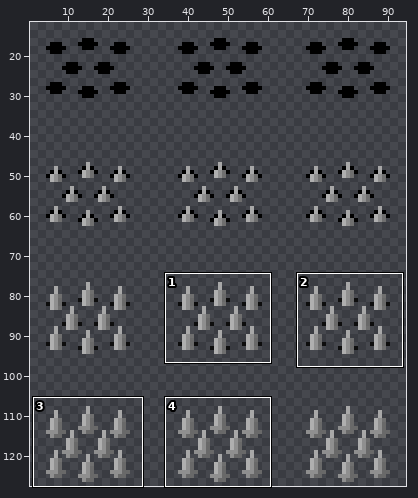
A sprite sheet gets an edit: Assets/resources/graphics/character/spikechar.png. The first picture is a wide view before the edit; the outline marks the close-up.
Close-up. Old version:
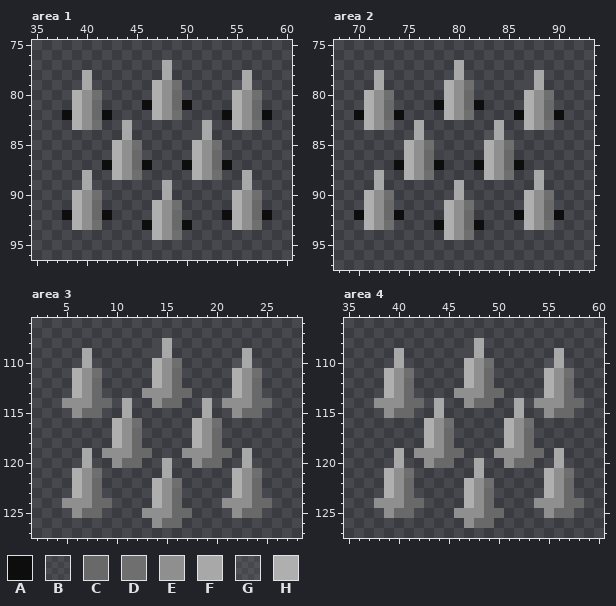
The file is 96x128 pixels. Pixels under 10% opacity are left out. Colours within 5 levels of each other are drawn and written as one. Shown: area 1: x 35..60, y 75..96; area 2: x 68..93, y 75..97; area 3: x 2..28, y 106..127; area 4: x 35..60, y 106..127. The wide view leaves out empty margins. The commit also changed other parts of the picture, which this record leaves out.
Palette (. is transparent): A #0d0d0d  B #67676725  C #696969  D #6f6f6f  E #8f8f8f  F #a8a8a8fe  G #aaaaaa1b  H #afafaf
Pixels before, area 1, first column x 38:
77 ..........F..........
78 ..F.......F.......F..
79 ..F......HED.....GF..
80 .HED.....HECB....HED.
81 .HEC....AHECA....HEC.
82 AHECA....HED....AHECA
83 .HED..F.......F..HED.
84 ......F......GF......
85 .....HED.....HED.....
86 .....HECB....HEC.....
87 ....AHECA...AHECA....
88 ..F..HED.....HED..F..
89 ..F.......F.......F..
90 .HED......F......HED.
91 .HEC.....HED.....HEC.
92 AHECA....HEC....AHECA
93 .HED....AHECA....HED.
94 .........HED.........
Pixels before, area 2, first column x 70:
77 ..........F..........
78 ..F.......F.......F..
79 ..F......HED.....GF..
80 .HED.....HECB....HED.
81 .HEC....AHECA....HEC.
82 AHECA....HED....AHECA
83 .HED..F.......F..HED.
84 ......F......GF......
85 .....HED.....HED.....
86 .....HECB....HEC.....
87 ....AHECA...AHECA....
88 ..F..HED.....HED..F..
89 ..F.......F.......F..
90 .HED......F......HED.
91 .HEC.....HED.....HEC.
92 AHECA....HEC....AHECA
93 .HED....AHECA....HED.
94 .........HED.........
Pixels before, area 3, first column x 5:
108 ..........F..........
109 ..F......GF.......F..
110 ..F......HED.....GF..
111 .HED.....HEC.....HED.
112 .HEC.....HEC.....HEC.
113 .HEC....EEECC....HEC.
114 EEECC.F..ECC..F.EEECC
115 .ECC..F.......F..ECC.
116 .....HED.....HED.....
117 .....HEC.....HEC.....
118 .....HEC.....HEC.....
119 ..F.EEECC...EEECC.F..
120 ..F..ECC..F..ECC..F..
121 .HED......F......HED.
122 .HEC.....HED.....HEC.
123 .HEC.....HEC.....HEC.
124 EEECC....HEC....EEECC
125 .ECC....EEECC....ECC.
126 .........ECC.........
Pixels before, area 4, first column x 38:
108 ..........F..........
109 ..F......GF.......F..
110 ..F......HED.....GF..
111 .HED.....HEC.....HED.
112 .HEC.....HEC.....HEC.
113 .HEC....EEECC....HEC.
114 EEECC.F..ECC..F.EEECC
115 .ECC..F.......F..ECC.
116 .....HED.....HED.....
117 .....HEC.....HEC.....
118 .....HEC.....HEC.....
119 ..F.EEECC...EEECC.F..
120 ..F..ECC..F..ECC..F..
121 .HED......F......HED.
122 .HEC.....HED.....HEC.
123 .HEC.....HEC.....HEC.
124 EEECC....HEC....EEECC
125 .ECC....EEECC....ECC.
126 .........ECC.........
The result:
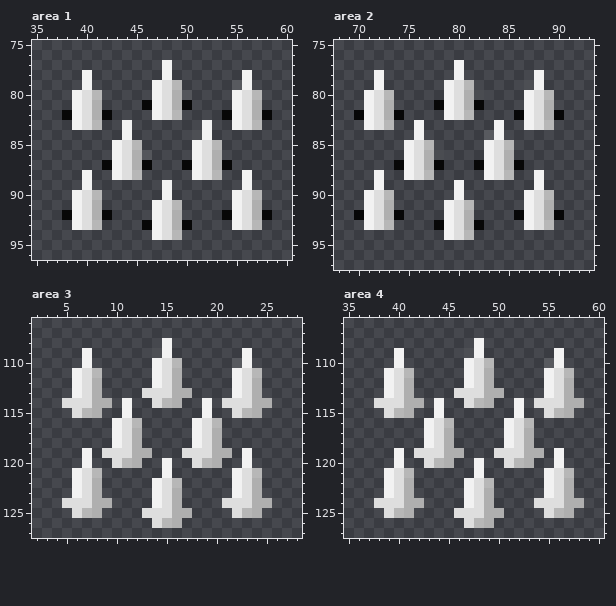
Edits made:
Colour A changes from #0d0d0d to #070707.
Colour B changes from #67676725 to #a9a9a925.
Colour C changes from #696969 to #afafaf.
Colour D changes from #6f6f6f to #b7b7b7.
Colour E changes from #8f8f8f to #dedede.
Colour G changes from #aaaaaa1b to #f0f0f01b.
Colour H changes from #afafaf to #f2f2f2.
Area 1:
The edit turns colour F into colour H in row 77 at x 48; in row 78 at x 40, 48 and 56; in row 79 at x 40 and 56; in rows 83 to 84 at x 44 and 52; in row 88 at x 40 and 56; in row 89 at x 40, 48 and 56.
The edit turns colour F into colour H in row 90 at x 48.
Area 2:
The edit turns colour F into colour H in row 77 at x 80; in row 78 at x 72, 80 and 88; in row 79 at x 72 and 88; in rows 83 to 84 at x 76 and 84; in row 88 at x 72 and 88; in row 89 at x 72, 80 and 88.
The edit turns colour F into colour H in row 90 at x 80.
Area 3:
The edit turns colour C into colour D in row 114 at x 15; in row 115 at x 7 and 23; in row 120 at x 11 and 19; in row 125 at x 7 and 23; in row 126 at x 15.
The edit turns colour F into colour H in row 108 at x 15; in row 109 at x 7, 15 and 23; in row 110 at x 7 and 23; in rows 114 to 115 at x 11 and 19; in row 119 at x 7 and 23; in row 120 at x 7, 15 and 23.
The edit turns colour F into colour H in row 121 at x 15.
Area 4:
The edit turns colour C into colour D in row 114 at x 48; in row 115 at x 40 and 56; in row 120 at x 44 and 52; in row 125 at x 40 and 56; in row 126 at x 48.
The edit turns colour F into colour H in row 108 at x 48; in row 109 at x 40, 48 and 56; in row 110 at x 40 and 56; in rows 114 to 115 at x 44 and 52; in row 119 at x 40 and 56; in row 120 at x 40, 48 and 56.
The edit turns colour F into colour H in row 121 at x 48.
Boxes around the changes in both close-ups, in picture pixels (x1, y1, x2, y2):
changed: (62, 60, 272, 240)
changed: (354, 60, 564, 240)
changed: (62, 338, 272, 528)
changed: (374, 338, 584, 528)
